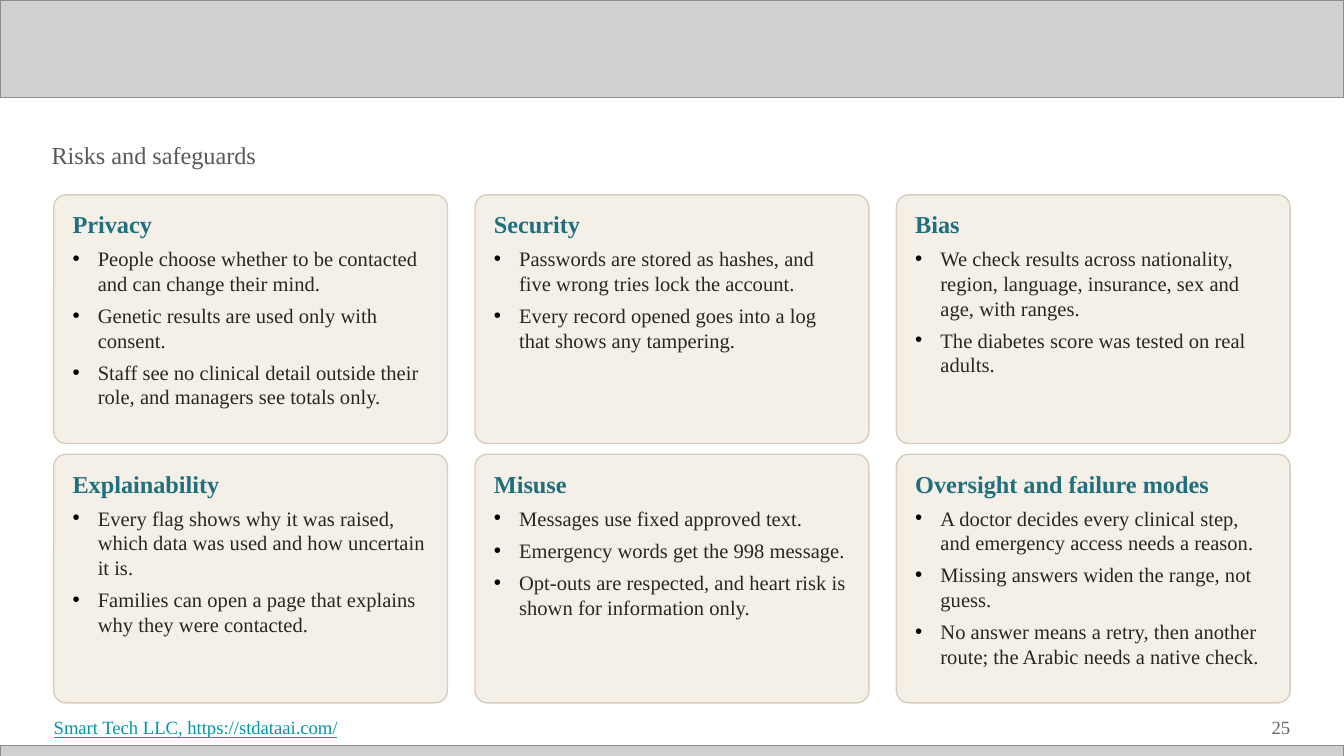
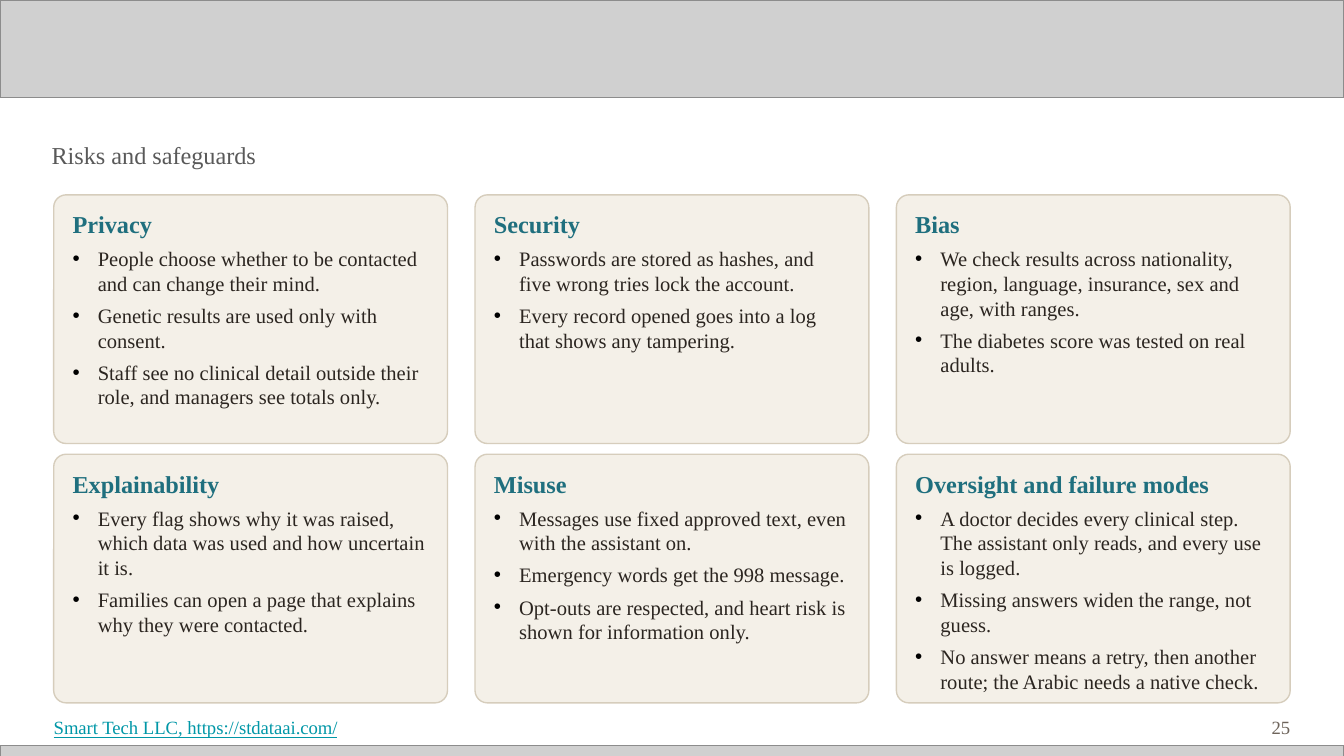
Before and after one commit to Smarttechk/Hack2Skill_Precision-Prevention, a slide deck: slide 25 of docs/Technical_Deck.pptx. Drawn at 1344x756 pixels with LibreOffice and Linux fonts; fonts in the diff are those of the drawing; grey boxes stand for pictures. Boxes give left, top, right and bottom in pixels: in the first picture for what was removed or moved away, otherwise in the second. Text is boxed around its words. In the diff, an @@ line names an element or a change of style, - is before the commit and + after.

```diff
--- a/docs/Technical_Deck.pptx
+++ b/docs/Technical_Deck.pptx
@@ text at (x1=519, y1=511, x2=846, y2=551): text changed @@
-• Messages use fixed approved text.
+• Messages use fixed approved text, even with the assistant on.
@@ text at (x1=940, y1=511, x2=1261, y2=580): text changed @@
-• A doctor decides every clinical step, and emergency access needs a reason.
+• A doctor decides every clinical step. The assistant only reads, and every use is logged.
```
Also in this commit, not shown: 1 other slide changed, 2 other files.
